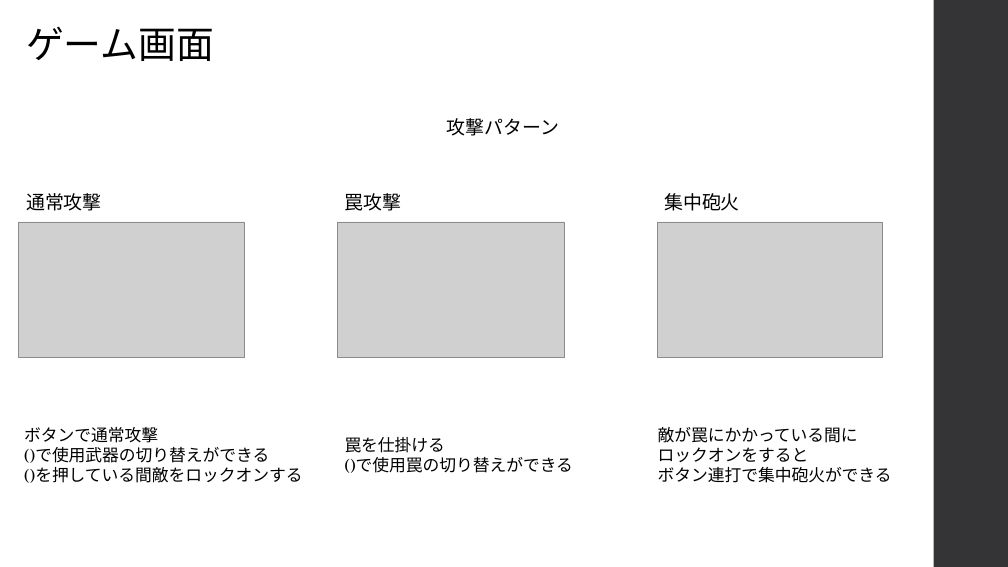
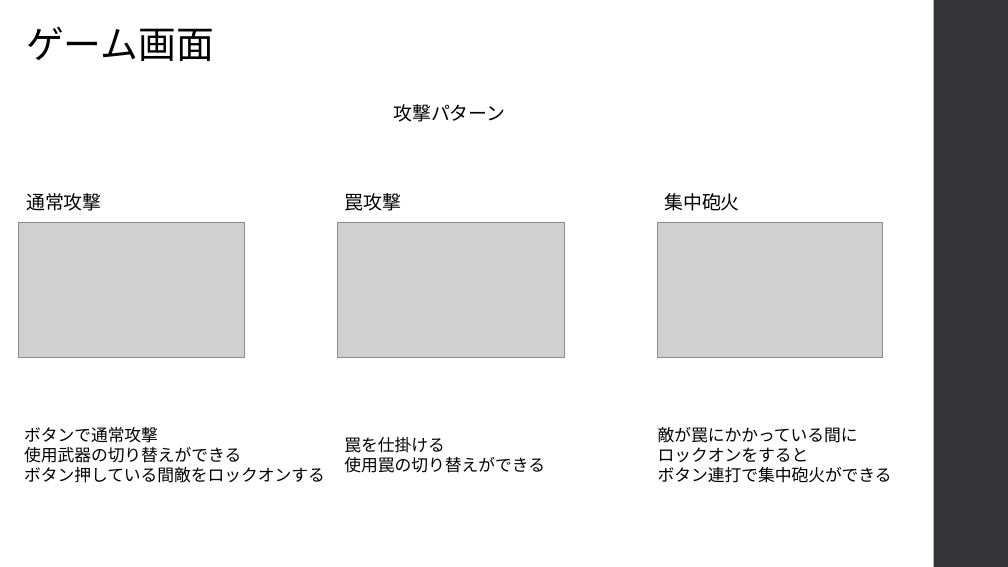
Before and after one commit to kakisawa/ProductionWork, a slide deck: slide 6 of 3DGame_3_NamelessGame/NamelessGame_企画書.pptx. Drawn at 1008x567 pixels with LibreOffice and Linux fonts; fonts in the diff are those of the drawing; grey boxes stand for pictures. Boxes give left, top, right and bottom in pixels: in the first picture for what was removed or moved away, otherwise in the second. Text is boxed around its words. In the diff, an @@ line names an element or a change of style, - is before the commit and + after.

```diff
--- a/3DGame_3_NamelessGame/NamelessGame_企画書.pptx
+++ b/3DGame_3_NamelessGame/NamelessGame_企画書.pptx
@@ text "攻撃パターン": place and size @@
-text "攻撃パターン" at [447, 118, 559, 136]
+text "攻撃パターン" at [393, 104, 505, 122]
@@ text "攻撃パターン" at [393, 104, 505, 122]: font TeX Gyre Schola to Noto Sans CJK JP @@
@@ text at [24, 447, 325, 483]: text changed; font TeX Gyre Schola to Noto Sans CJK JP @@
-()で使用武器の切り替えができる
-()を押している間敵をロックオンする
+使用武器の切り替えができる
+ボタン押している間敵をロックオンする
@@ text at [24, 427, 158, 443]: font TeX Gyre Schola to Noto Sans CJK JP in "ボタンで通常攻撃" @@
@@ text at [344, 437, 444, 453]: font TeX Gyre Schola to Noto Sans CJK JP in "罠を仕掛ける" @@
@@ text at [344, 457, 545, 473]: text changed; font TeX Gyre Schola to Noto Sans CJK JP @@
-()で使用罠の切り替えができる
+使用罠の切り替えができる
```
Also in this commit, not shown: 6 other slides changed, 1 slide removed, 7 other files.
